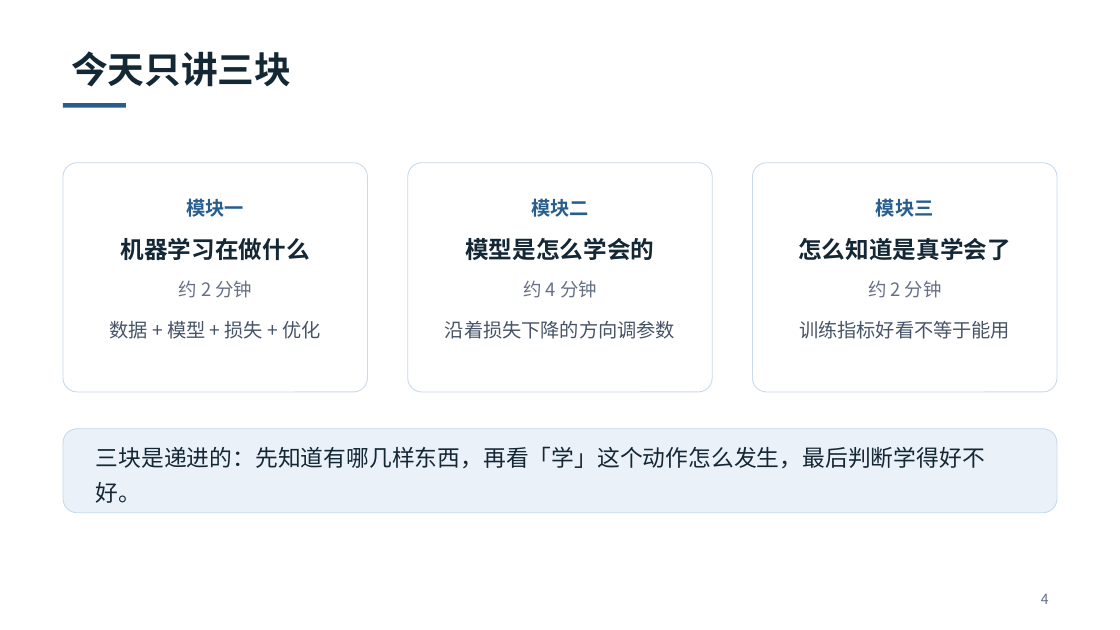
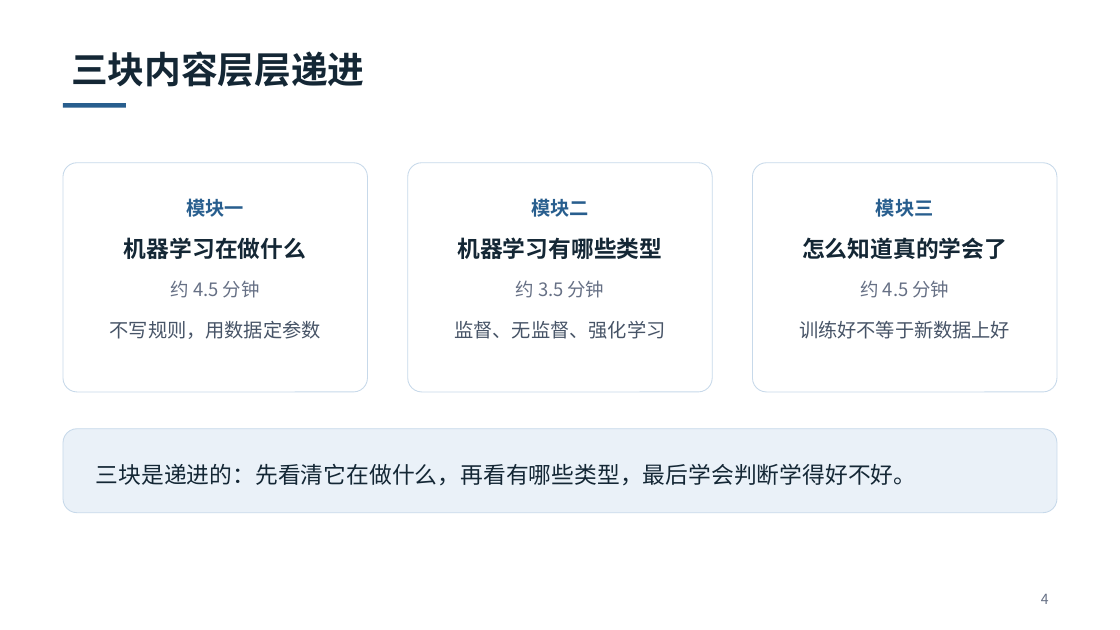
Before and after one commit to fjfjkk2717821463-cpu/Robo-Education-Recruitment, a slide deck: slide 4 of slides/机器学习基础-让程序从数据里找规律.pptx. Drawn at 1120x630 pixels with LibreOffice and Linux fonts; fonts in the diff are those of the drawing. Boxes give left, top, right and bottom in pixels: in the first picture for what was removed or moved away, otherwise in the second. Text is boxed around its words. In the diff, an @@ line names an element or a change of style, - is before the commit and + after.

Commit message:
课件改为 22 页概念入门版：新增问题类型、四组件、任务分类练习

```diff
--- a/slides/机器学习基础-让程序从数据里找规律.pptx
+++ b/slides/机器学习基础-让程序从数据里找规律.pptx
@@ text at [71, 51, 364, 87]: text changed @@
-今天只讲三块
+三块内容层层递进
@@ text "机器学习在做什么" at [124, 237, 306, 259]: size 20.2 to 19.5 pt @@
@@ text at [457, 237, 662, 259]: text changed; size 20.2 to 19.5 pt @@
-模型是怎么学会的
+机器学习有哪些类型
@@ text at [802, 237, 1007, 259]: text changed; size 20.2 to 19.5 pt @@
-怎么知道是真学会了
+怎么知道真的学会了
@@ text at [171, 280, 260, 298]: text changed @@
-约 2 分钟
+约 4.5 分钟
@@ text at [516, 280, 605, 298]: text changed @@
-约 4 分钟
+约 3.5 分钟
@@ text at [860, 280, 949, 298]: text changed @@
-约 2 分钟
+约 4.5 分钟
@@ text at [110, 321, 321, 339]: text changed @@
-数据 + 模型 + 损失 + 优化
+不写规则，用数据定参数
@@ text at [454, 321, 665, 339]: text changed @@
-沿着损失下降的方向调参数
+监督、无监督、强化学习
@@ text at [799, 321, 1010, 339]: text changed @@
-训练指标好看不等于能用
+训练好不等于新数据上好
@@ text at [96, 464, 917, 485]: text changed @@
-三块是递进的：先知道有哪几样东西，再看「学」这个动作怎么发生，最后判断学得好不好。
+三块是递进的：先看清它在做什么，再看有哪些类型，最后学会判断学得好不好。
```
Also in this commit, not shown: 15 other slides changed, 6 slides added, 4 slides removed, 3 other files.
